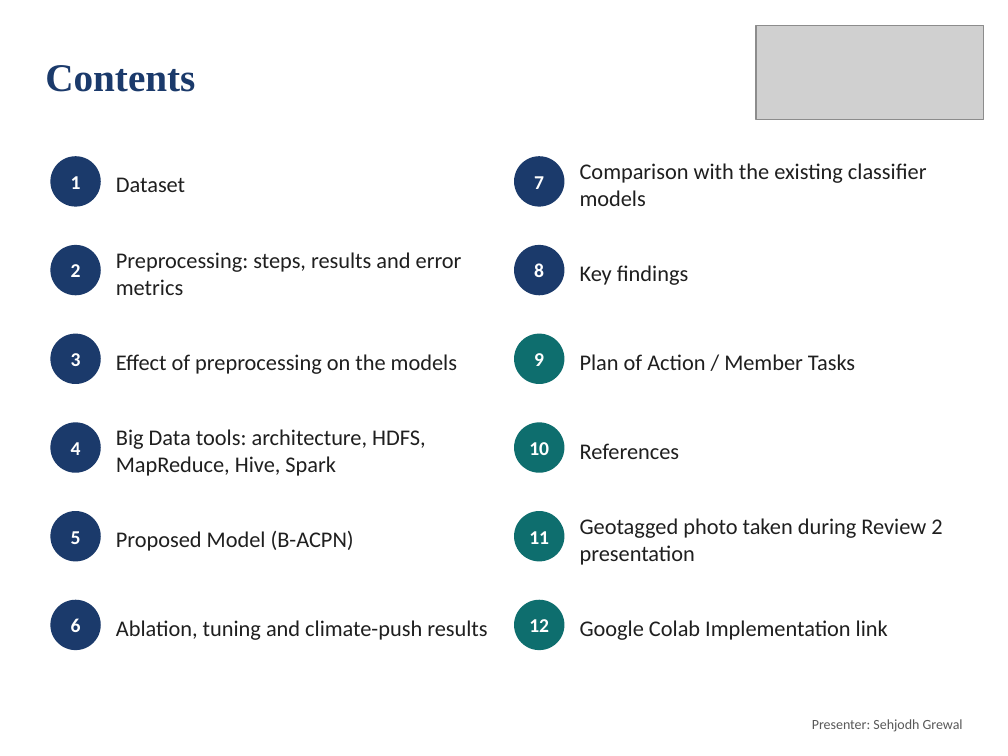
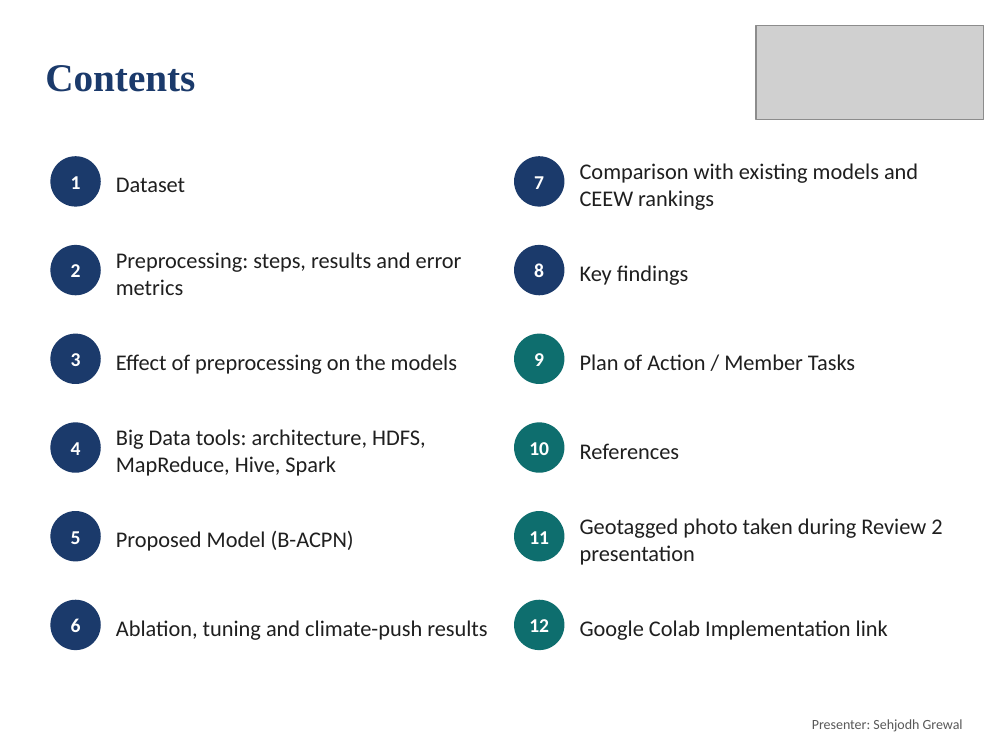
Before and after one commit to deepankarkumar1310/hadoop-ml-algorithm-, a slide deck: slide 2 of docs/Review2_Deck.pptx. Drawn at 1008x756 pixels with LibreOffice and Linux fonts; fonts in the diff are those of the drawing; grey boxes stand for pictures. Boxes give left, top, right and bottom in pixels: in the first picture for what was removed or moved away, otherwise in the second. Text is boxed around its words. In the diff, an @@ line names an element or a change of style, - is before the commit and + after.

Commit message:
Review 3: comparison with CEEW 2021 district ranking (slides, paper, report)

```diff
--- a/docs/Review2_Deck.pptx
+++ b/docs/Review2_Deck.pptx
@@ text at bbox=[580, 163, 918, 210]: text changed @@
-Comparison with the existing classifier models
+Comparison with existing models and CEEW rankings
```
Also in this commit, not shown: 1 other slide changed, 2 slides added, 13 other files.
